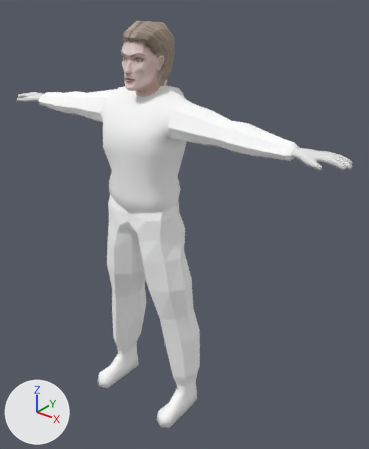
Two versions of the Blender file trunk/data/blender/sophie/sophie.blend, one commit apart.
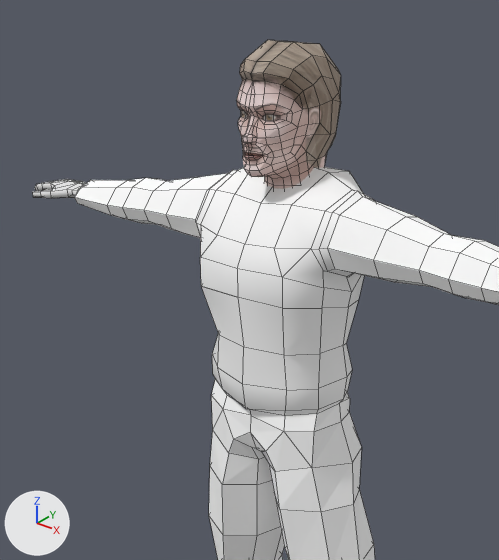
Each version appears first whole from a 50 mm camera at (3.06, -3.32, 4.2) aimed at (0.25, 0.18, 2.02), and next in a close-up on the part from 0% to 69% of the width and 0% to 64% of the height. Arrows for +X, +Y and +Z are at lower left; the lights stay in place. The close-ups show mesh edges as thin lines.

Script lines for the objects in view, before the commit:
```python
me_cube_002 = bpy.data.meshes.new('Cube.002')
me_cube_002.from_pydata(...)  # 600 vertices, 620 faces, 8 loose edges; spans x -1.89..1.87, y -0.38..0.39, z -1.75..1.62
# faces by material slot: [430, 190]
me_cube_002.materials.append(mat_bodygray)  # its picture is missing
me_cube_002.materials.append(mat_material_001)  # its picture is missing
me_cube_004 = bpy.data.meshes.new('Cube.004')
me_cube_004.from_pydata(...)  # 99 vertices, 106 faces; spans x -0.671..-0.271, y -0.339..0.334, z 0.137..0.671
me_cube_004.materials.append(mat_bodygray_001)  # white #ffffff
me_plane_001 = bpy.data.meshes.new('Plane.001')
me_plane_001.from_pydata(...)  # 317 vertices, 320 faces; spans x -0.199..0.199, y -0.001..0.541, z -0.302..0.373
me_plane_001.materials.append(mat_headtexture_png_001)  # picture img_headtexture_png_001
ob_cube_001 = bpy.data.objects.new('Cube.001', me_cube_004)
ob_cube_001.location = (0.031, -0.164, 3.537)
ob_cube_001.rotation_euler = (1.571, 0.0, 0.0)  # degrees (90, 0, 0)
ob_cube_001.hide_set(True)  # its collection is switched off
ob_neoprenbody_003 = bpy.data.objects.new('NeoprenBody.003', me_cube_002)
ob_neoprenbody_003.location = (0.0, -0.083, 1.747)
ob_plane_001 = bpy.data.objects.new('Plane.001', me_plane_001)
ob_plane_001.location = (0.002, -0.28, 3.495)
```
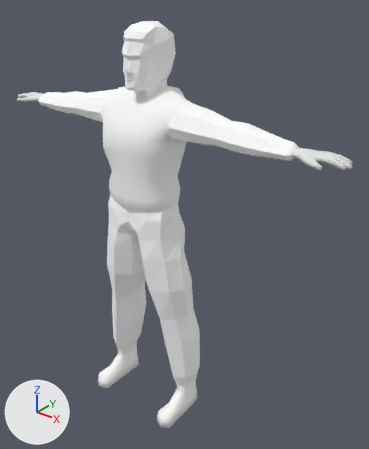
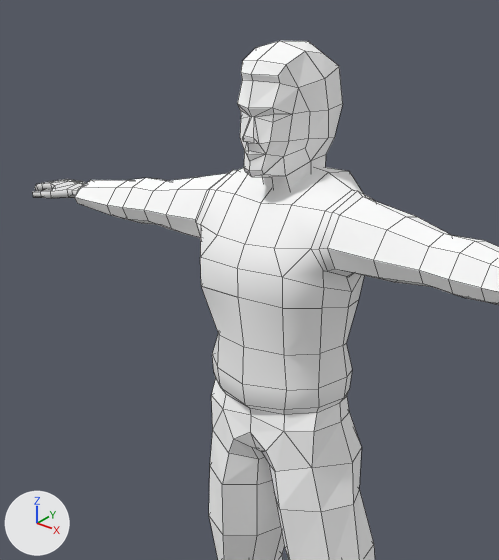
Pixel boxes (x1, y1, x2, y2) of what changed, in the close-ups (499 x 560 px):
'Plane.001', hidden: before (236, 40, 341, 189)
'Cube.001', shown: after (237, 41, 343, 189)

The change, as a list of edits to the scene's bpy script:
```text
Change me_cube_004:
    used by ob_cube_001; location = (0.031, -0.164, 3.537); rotation_euler = (1.571, 0.0, 0.0), in degrees (90, 0, 0)
    remove me_cube_004.from_pydata(...)  # 99 vertices, 106 faces; spans x -0.671..-0.271, y -0.339..0.334, z 0.137..0.671
    add me_cube_004.from_pydata(...)  # 100 vertices, 106 faces, 1 loose edge; spans x -0.199..0.199, y -0.34..0.334, z -0.266..0.266
    me_cube_004 part 1
    100 vertices are added at x -0.199..0.199, y -0.34..0.334, z -0.266..0.266
    1 loose edge is added
    106 new faces join them
Change ob_plane_001:
    add ob_plane_001.hide_set(True)  # its collection is switched off
Change ob_cube_001:
    ob_cube_001.location: (0.031, -0.164, 3.537) -> (0.002, -0.011, 3.535)
    remove ob_cube_001.hide_set(True)  # its collection is switched off
```
